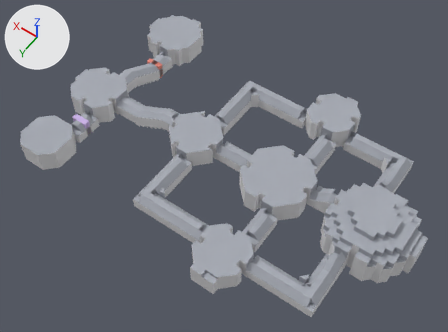
One commit to the glTF model NoorLevel/examples/station/station_7_ring_derelict.glb: the scene before it, then after it.
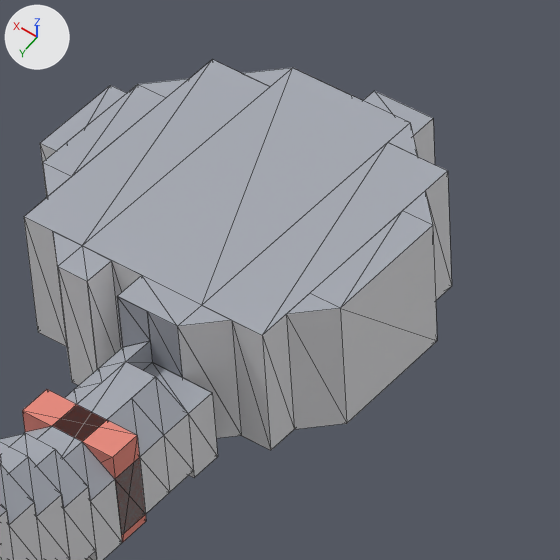
The first picture shows the older version from a camera (50 mm lens) standing at (7.6, 91.6, 86.4) and looking at (45.0, 39.2, 4.1). The close-ups show the older and then the newer version on the part from 32% to 49% of the width and 2% to 24% of the height of that picture. Only the edits that show in the close-ups are written down. The axes (+X, +Y, +Z) are drawn at upper left. The lights are the same throughout. The close-ups show mesh edges as thin lines. Where no turn or scale is listed for an object, it has been applied to the vertices. Vertices at exactly the same position are counted once.

In view in the first close-up: 'corridor:4', 'entities', 'room:5', 'room:5/end feature', 'room:5/niches', 'room:5/portals'.
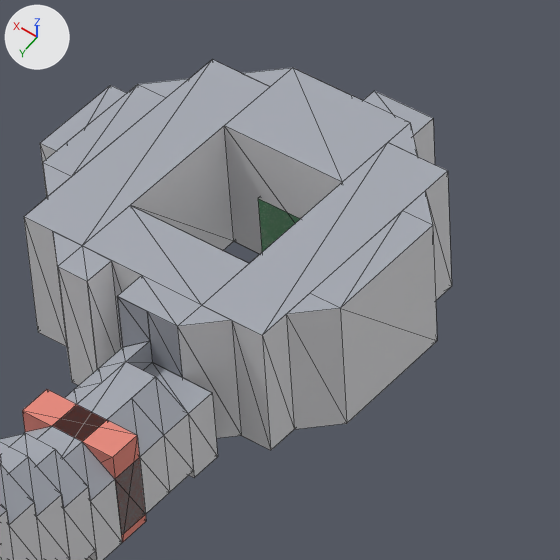
Where the change shows, as pixel boxes (x1, y1, x2, y2) in the close-ups (560 x 560 px; the box of a moved part takes in the faces that stretch with it):
'room:5/reactor core', added
    after: (131, 126, 342, 254)
'entities', reshaped
    before: (22, 389, 146, 542)
    after: (22, 199, 300, 542)
part 1 of me_entities, moved or reshaped (not visible before)
    after: (258, 199, 300, 252)
part 2 of me_room_5, cut back
    both: (83, 68, 410, 305)

What changed in the scene script:
```text
Change me_entities:
    used by ob_entities; location = (0.0, 0.0, 0.0)
    remove me_entities.from_pydata(...)  # 24 vertices, 36 faces; spans x 69.0..74.0, y 16.0..47.0, z 0.0..6.0
    add me_entities.from_pydata(...)  # 24 vertices, 36 faces; spans x 69.0..74.0, y 13.0..47.0, z 0.0..6.0
    me_entities part 1: the loose piece of 8 vertices spanning x 72.0..74.0, y 16.0..18.0, z 0.0..2.0 is moved by (0.0, -3.0, 0.0)
Change me_room_5:
    used by ob_room_5; location = (0.0, 0.0, 0.0)
    verts and faces of me_room_5; kept vertices keep their numbers, new ones are numbered from 79
    before: 6 (71.0, 12.0, 4.0) at pixel (410, 122), 11 (71.0, 21.0, 4.0) at pixel (201, 305), 17 (75.0, 12.0, 4.0) at pixel (292, 67), 21 (75.0, 21.0, 4.0) at pixel (82, 245), 51 (71.0, 12.0, 0.0)
    before: 52 (71.0, 21.0, 0.0), 56 (75.0, 12.0, 0.0), 58 (75.0, 21.0, 0.0)
    remove me_room_5.from_pydata(...)  # 79 vertices, 93 faces; spans x 68.0..78.0, y 12.0..22.0, z 0.0..4.0
    add me_room_5.from_pydata(...)  # 87 vertices, 97 faces; spans x 68.0..78.0, y 12.0..22.0, z 0.0..4.0
    me_room_5 part 2
    add delete_faces([(11, 21, 17), (6, 11, 17), (51, 56, 58), (51, 58, 52)])
    add for new, old in zip([*range(79, 83)], [6, 17, 51, 56]): verts[new] = verts[old] + (0.0, 3.0, 0.0)
    add for new, old in zip([*range(83, 87)], [11, 21, 52, 58]): verts[new] = verts[old] + (0.0, -2.0, 0.0)
    add faces += [(17, 79, 80), (6, 79, 17), (11, 21, 84), (11, 84, 83)]  # mat_nl_ceiling (grey #a6aab3)
    add faces += [(51, 56, 82), (51, 82, 81), (58, 85, 86), (52, 85, 58)]  # mat_nl_floor (light grey #c4bcb1)
Add me_room_5_reactor_core:
    me_room_5_reactor_core.from_pydata([(71.0, 15.0, 4.0), (71.0, 19.0, 4.0), (71.0, 19.0, 0.0), (71.0, 15.0, 0.0), (75.0, 15.0, 0.0), (75.0, 15.0, 4.0), (75.0, 19.0, 4.0), (75.0, 19.0, 0.0)], [], [(0, 1, 2), (0, 2, 3), (3, 4, 5), (3, 5, 0), (1, 6, 7), (1, 7, 2), (4, 7, 6), (4, 6, 5)])
    me_room_5_reactor_core.materials.append(mat_nl_wall)  # light grey #dddddf
Add ob_room_5_reactor_core:
    ob_room_5_reactor_core = bpy.data.objects.new('room:5/reactor core', me_room_5_reactor_core)
    ob_room_5_reactor_core.location = (0.0, 0.0, 0.0)
```
